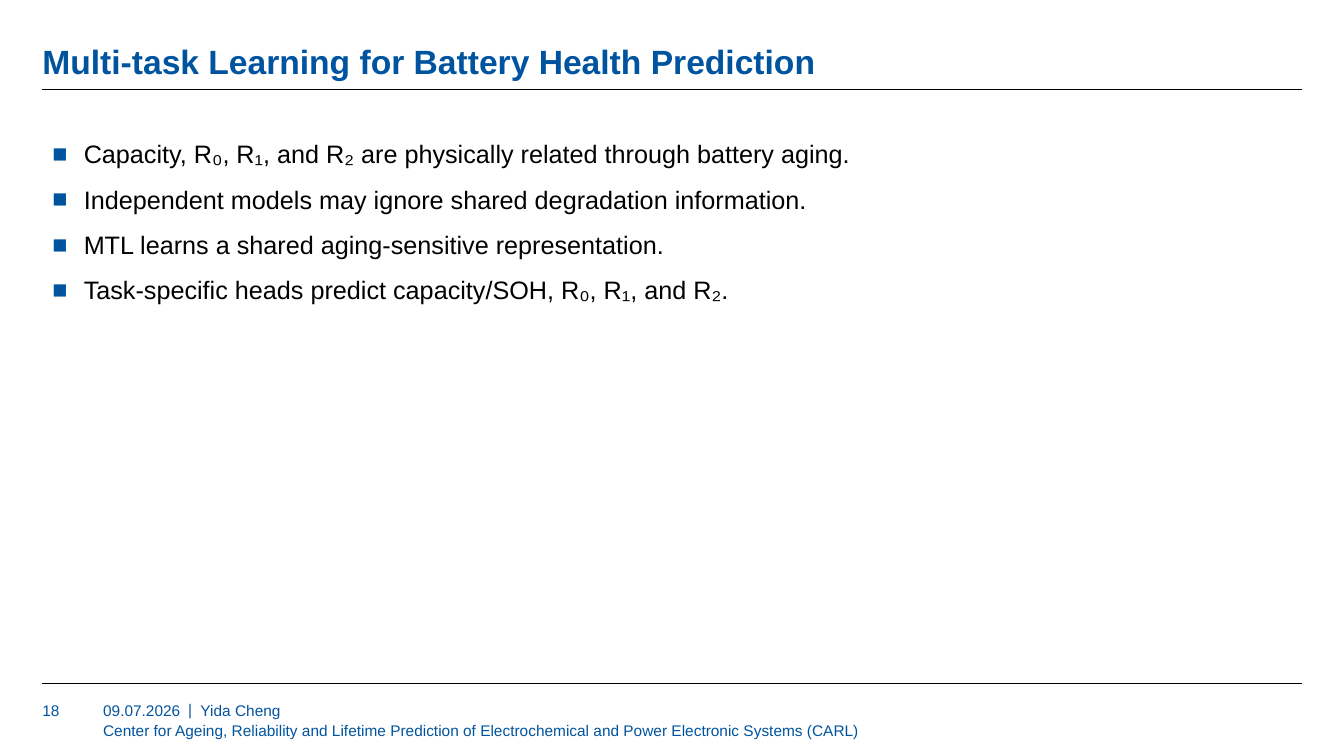
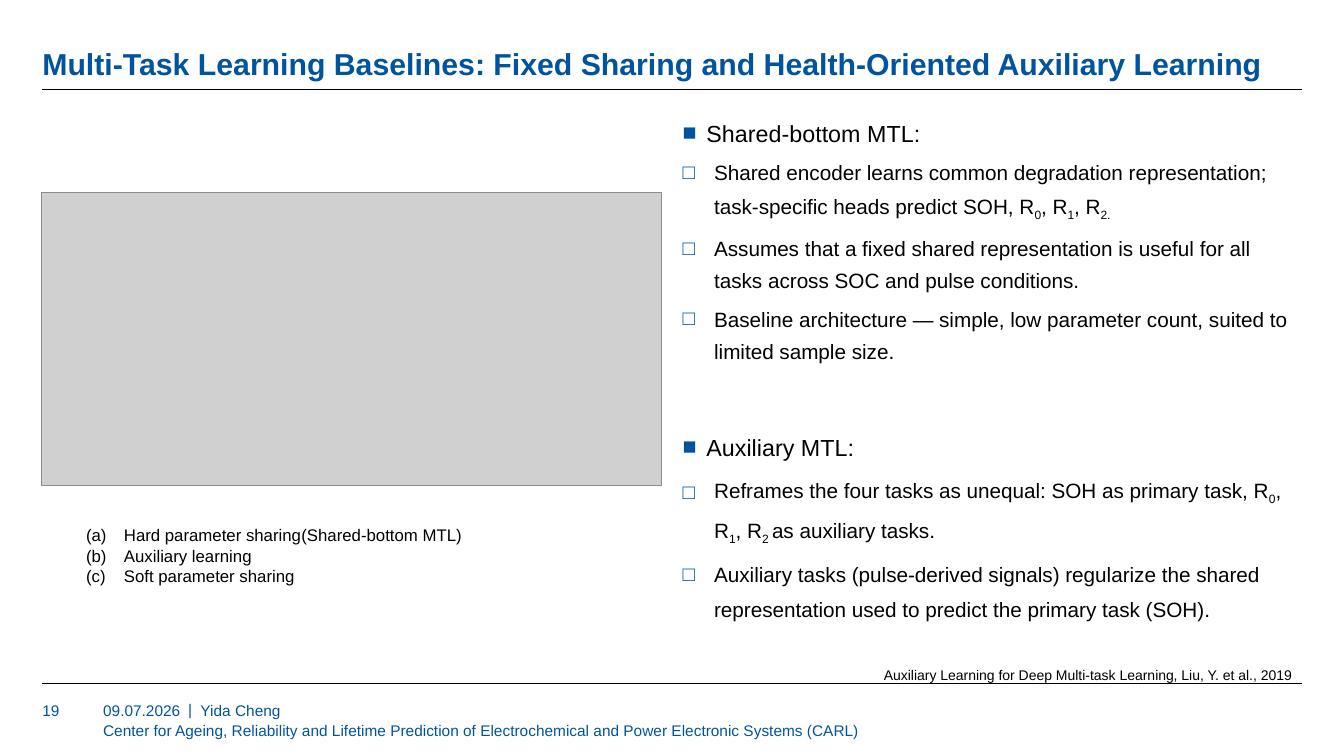
Before and after one commit to YIDA70/Yida-Masterarbeit, a slide deck: slide 19 of Mid-term presentation.pptx (slide 18 before the commit). Drawn at 1344x756 pixels with LibreOffice and Linux fonts; fonts in the diff are those of the drawing; grey boxes stand for pictures; background and template pictures are left out. Boxes give left, top, right and bottom in pixels: in the first picture for what was removed or moved away, otherwise in the second. Text is boxed around its words. In the diff, an @@ line names an element or a change of style, - is before the commit and + after.

```diff
--- a/Mid-term presentation.pptx
+++ b/Mid-term presentation.pptx
@@ title at <box>42,53,1262,81</box>: text changed; size 24 to 21.6 pt @@
-Multi-task Learning for Battery Health Prediction
+Multi-Task Learning Baselines: Fixed Sharing and Health-Oriented Auxiliary Learning
@@ text at <box>706,125,1287,622</box>: text changed; size 18 to 14.8 pt @@
-■ Capacity, R₀, R₁, and R₂ are physically related through battery aging.
-■ Independent models may ignore shared degradation information.
-■ MTL learns a shared aging-sensitive representation.
-■ Task-specific heads predict capacity/SOH, R₀, R₁, and R₂.
+■ Shared-bottom MTL:
+□ Shared encoder learns common degradation representation; task-specific heads predict SOH, R0, R1, R2.
+□ Assumes that a fixed shared representation is useful for all tasks across SOC and pulse conditions.
+□ Baseline architecture — simple, low parameter count, suited to limited sample size.
+■ Auxiliary MTL:
+□ Reframes the four tasks as unequal: SOH as primary task, R0, R1, R2 as auxiliary tasks.
+□ Auxiliary tasks (pulse-derived signals) regularize the shared representation used to predict the primary task (SOH).
@@ picture added at <box>41,193,661,485</box> @@
@@ text added at <box>124,529,462,586</box>, 12 pt, text #000000 @@
+(a) Hard parameter sharing(Shared-bottom MTL)
+(b) Auxiliary learning
+(c) Soft parameter sharing
@@ text added at <box>884,670,1292,684</box>, 10 pt, text #000000 @@
+Auxiliary Learning for Deep Multi-task Learning, Liu, Y. et al., 2019
```
Also in this commit, not shown: 5 other slides changed, 1 slide added.
